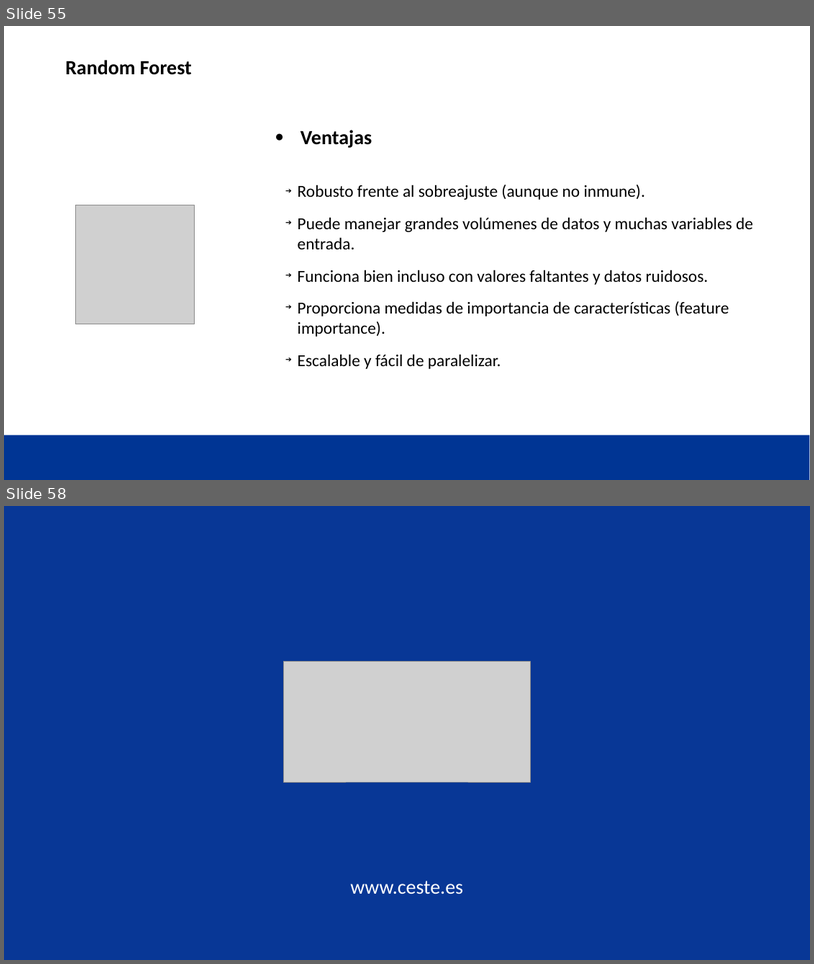
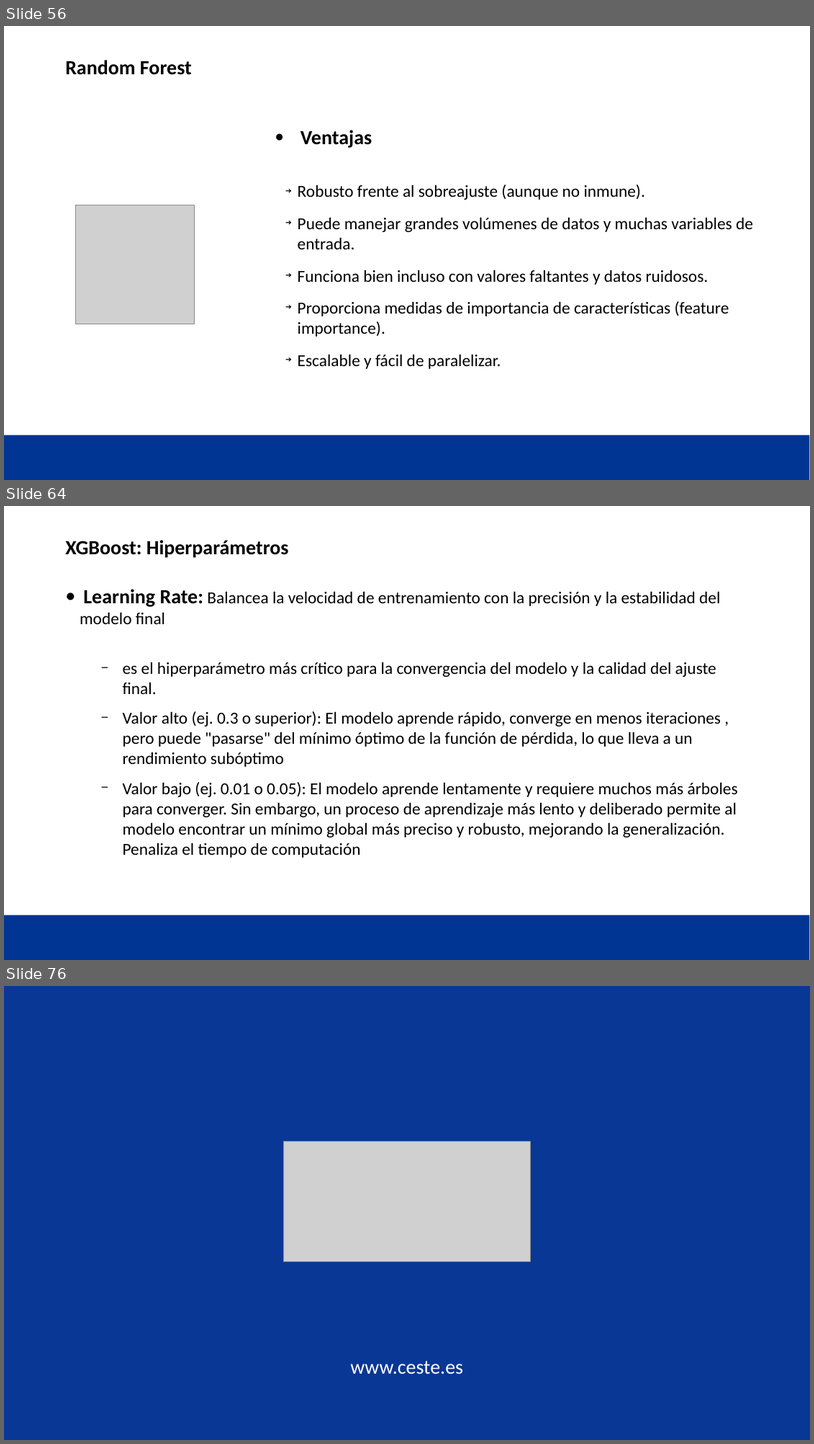
Before and after one commit to JavierRabal/CirceMachineLearning, a slide deck: Supervisado/Supervisado 2.pptx. Shown one above the other, each under a label of ours: slides 55 and 58 before the commit, slides 56, 64 and 76 after it; the slides between them are not shown. The pictures are 814x964 and 814x1444 pixels, drawn with LibreOffice and Linux fonts; fonts in the diff are those of the drawing; grey boxes stand for pictures; background and template pictures are left out. Boxes give left, top, right and bottom in pixels: in the first picture for what was removed or moved away, otherwise in the second. Text is boxed around its words. In the diff, an @@ line names an element or a change of style, - is before the commit and + after.

```diff
--- a/Supervisado/Supervisado 2.pptx
+++ b/Supervisado/Supervisado 2.pptx
@@ slide 64 added at <box>4,506,810,960</box>, background #FFFFFF; not listed: 1 template element that a slide beside it also shows @@
@@ title added at <box>65,540,289,558</box>, 24 pt, text #000000, bold @@
+XGBoost: Hiperparámetros
@@ text added at <box>80,589,738,857</box>, 20 pt, text #000000 @@
+● Learning Rate: Balancea la velocidad de entrenamiento con la precisión y la estabilidad del modelo final
+  − es el hiperparámetro más crítico para la convergencia del modelo y la calidad del ajuste final.
+  − Valor alto (ej. 0.3 o superior): El modelo aprende rápido, converge en menos iteraciones , pero puede "pasarse" del mínimo óptimo de la función de pérdida, lo que lleva a un rendimiento subóptimo
+  − Valor bajo (ej. 0.01 o 0.05): El modelo aprende lentamente y requiere muchos más árboles para converger. Sin embargo, un proceso de aprendizaje más lento y deliberado permite al modelo encontrar un mínimo global más preciso y robusto, mejorando la generalización. Penaliza el tiempo de computación
@@ what was slide 55 is now slide 56 @@
@@ what was slide 58 is now slide 76 @@
```
Also in this commit, not shown: 17 other slides added, 1 other file.
